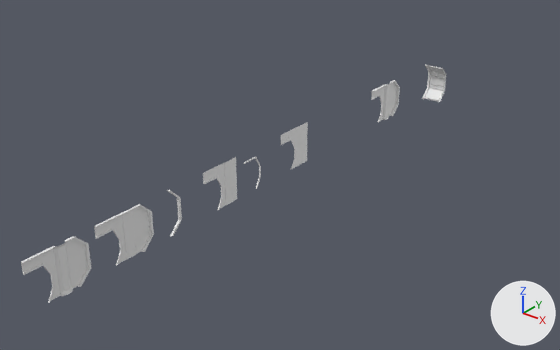
Renders of the Blender file sciFiDoor001.blend from each side of a commit.
The view is the same before and after, from a camera (50 mm lens) standing at (39.9, -65.0, 31.0) and looking at (0.2, -15.4, 0.3). The axes (+X, +Y, +Z) are drawn at lower right. The lights are the same throughout. The picture after the commit comes second.
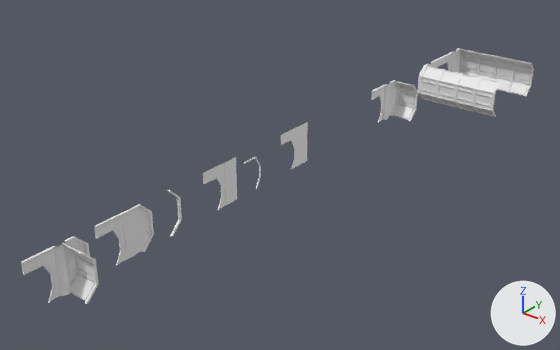
Where the newer file only moved an object's origin or applied its transform, the numbers keep the older frame.

The edits, one by one:
me_plane_005 is used by ob_plane_007; location (0.1, 11.0, 0.0); rotation (0.0, 1.571, 0.0), in degrees (0, 90, 0); scale (1.0, 2.0, 2.0).
me_plane_005 had 146 vertices, 141 faces and spanned x -4.0..0.0, y 0.0..0.6, z -0.05..1.05.
me_plane_005 now has 146 vertices, 141 faces and spans x -4.0..0.0, y -3.5..-2.9, z 0.1..1.2.
me_plane_005 part 1: the whole mesh is turned -180 degrees about the y axis through its middle, then moved by (0.0, -3.5, 0.15).
Mesh me_plane_017 is new.
It has 292 vertices, 282 faces and spans x 0.0..4.0, y -4.6..0.6, z 0.0..1.1.
Mesh me_plane_010 is new.
It has 377 vertices, 353 faces and spans x -4.0..0.0, y -5.2..5.2, z 0.0..0.3.
Mesh me_plane_007 is new.
It has 146 vertices, 141 faces and spans x 0.0..4.0, y 0.0..0.6, z 0.0..1.1.
Object 'Plane.013' (ob_plane_013) is new; it shows me_plane_017.
Its location is (9.1, 19.0, 0.0).
Its rotation in degrees is (0, 270, 0).
Its scale is (1.0, 2.0, 2.0).
Object 'Plane.012' (ob_plane_012) is new; it shows a copy of me_plane_017.
Its location is (6.9, 19.0, 0.0).
Its rotation in degrees is (0, 270, 0).
Its scale is (1.0, 2.0, 2.0).
Object 'Plane.011' (ob_plane_011) is new; it shows a copy of me_plane_017.
Its location is (4.7, 19.0, 0.0).
Its rotation in degrees is (0, 270, 0).
Its scale is (1.0, 2.0, 2.0).
Object 'Plane.010' (ob_plane_010) is new; it shows a copy of me_plane_017.
Its location is (2.5, 19.0, 0.0).
Its rotation in degrees is (0, 270, 0).
Its scale is (1.0, 2.0, 2.0).
Object 'Plane.009' (ob_plane_009) is new; it shows me_plane_010.
Its location is (0.0, 15.0, 0.0).
Its rotation in degrees is (0, 90, 0).
Object 'Plane.008' (ob_plane_008) is new; it shows me_plane_007.
Its location is (2.2, -39.0, 0.0).
Its rotation in degrees is (0, 270, 0).
Its scale is (1.0, 2.0, 2.0).

Changed parts and their boxes [x1, y1, x2, y2] in the pictures (560 x 350 px):
'Plane.013', added
    after: [473, 59, 534, 117]
'Plane.007', moved, turned
    before: [422, 64, 447, 102]
    after: [393, 81, 418, 121]
'Plane.012', added
    after: [455, 56, 515, 112]
'Plane.011', added
    after: [437, 52, 498, 108]
'Plane.010', added
    after: [420, 49, 480, 104]
'Plane.008', added
    after: [62, 243, 99, 304]
'Plane.009', added
    after: [418, 48, 464, 99]
